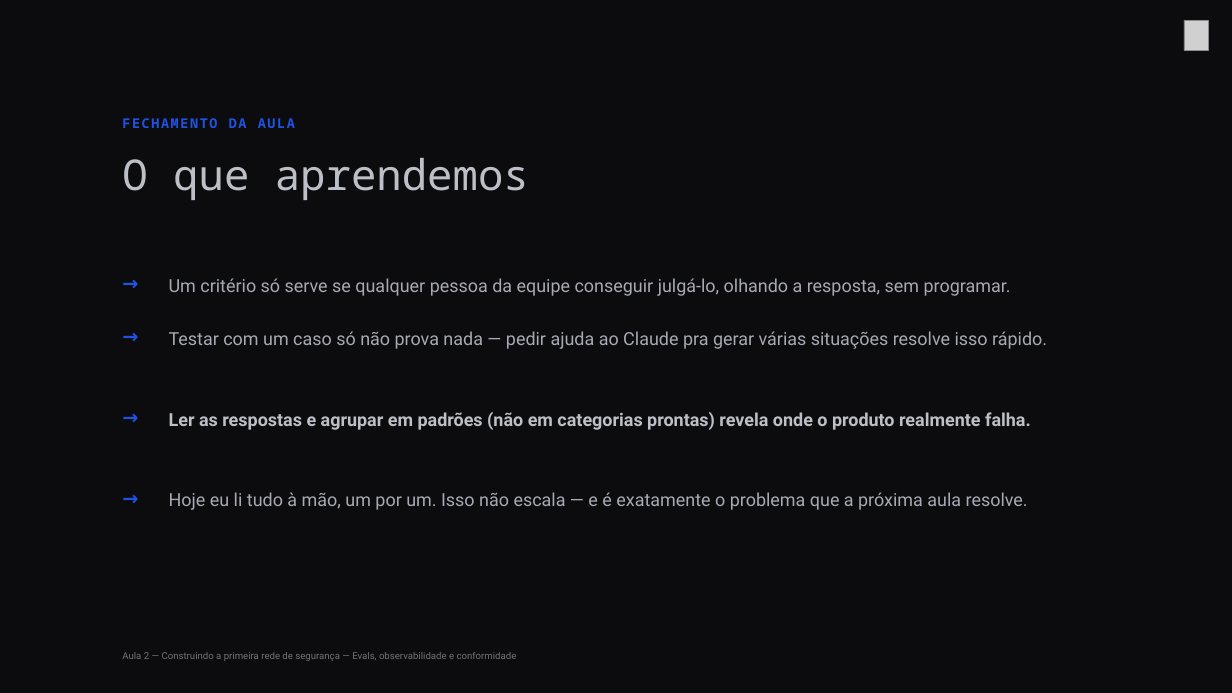
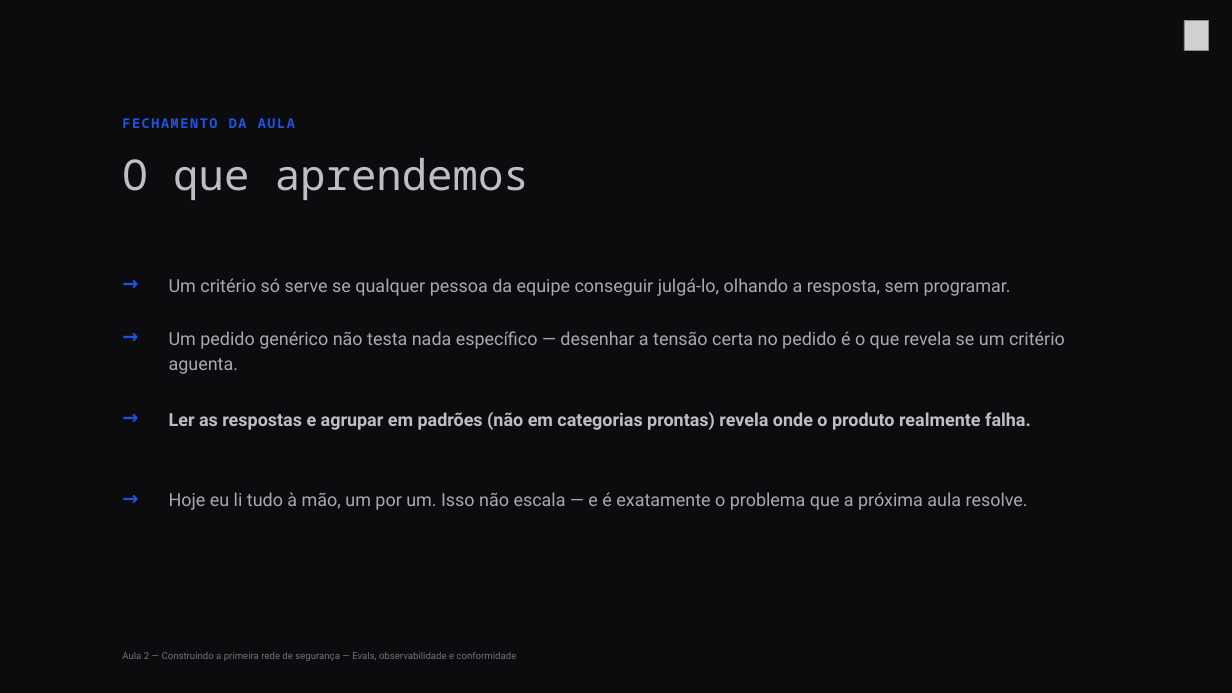
Before and after one commit to Djegao/alura-produto-ficticio, a slide deck: slide 15 of slides/aula2-alura.pptx. Drawn at 1232x693 pixels with LibreOffice and Linux fonts; fonts in the diff are those of the drawing; grey boxes stand for pictures; background and template pictures are left out. Boxes give left, top, right and bottom in pixels: in the first picture for what was removed or moved away, otherwise in the second. Text is boxed around its words. In the diff, an @@ line names an element or a change of style, - is before the commit and + after.

```diff
--- a/slides/aula2-alura.pptx
+++ b/slides/aula2-alura.pptx
@@ text at <box>169,331,1065,374</box>: text changed @@
-Testar com um caso só não prova nada — pedir ajuda ao Claude pra gerar várias situações resolve isso rápido.
+Um pedido genérico não testa nada específico — desenhar a tensão certa no pedido é o que revela se um critério aguenta.
```
Also in this commit, not shown: 3 other slides changed, 6 other files.
